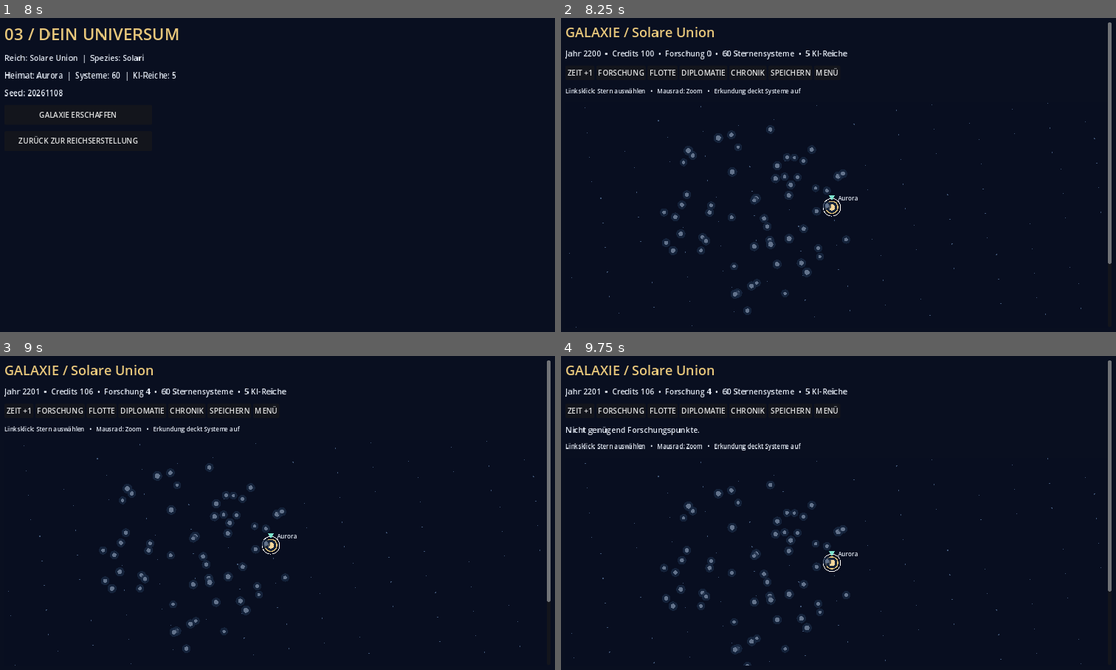
Above: before the commit, frames 1-4 (two rows, left to right).
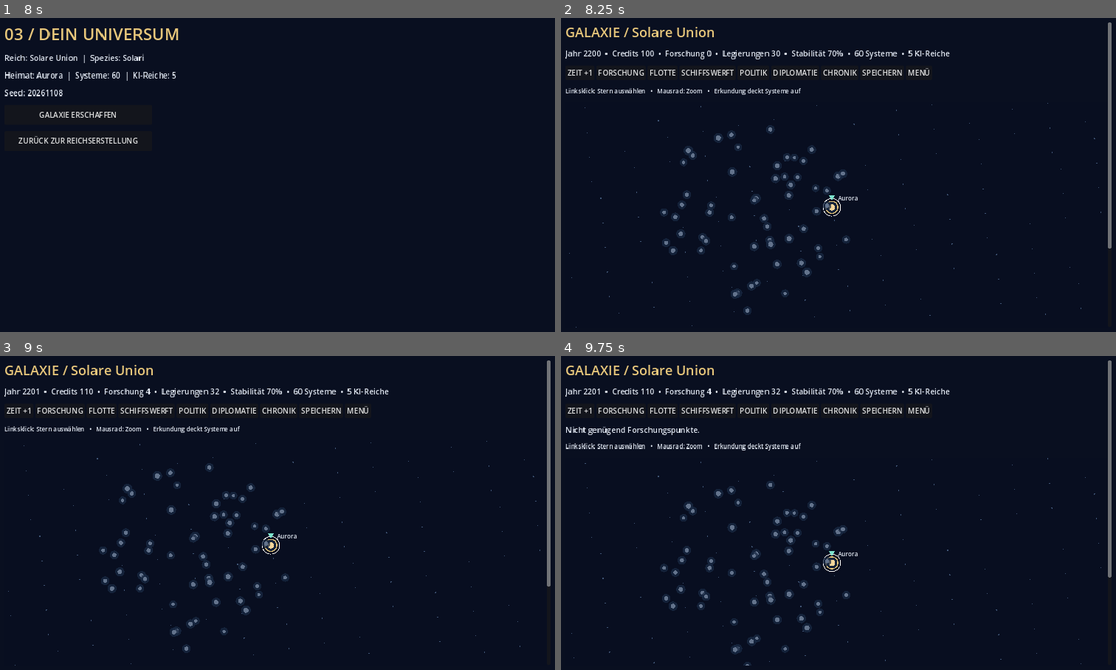
Above: after the commit, the same moments.

Repository: justuslaier-cmyk/Land-der-Sonne
Game: Godot game, scene res://scenes/galaxy.tscn
Two runs of this game, one before a commit and one after it. Both use one fixed random seed, a clock stepped at 60 frames per second and the inputs below.
Inputs:
- Up to frame 1 (8 s): click "NEUES SPIEL" at 0.5 s; click "Normal" at 1.25 s; click "Normal" at 2 s; click "Spiralgalaxie" at 2.75 s; click "WEITER: REICH ERSTELLEN" at 3.5 s; click "Humanoid" at 4.25 s; click "Republik" at 5 s; click "Analytisch: +Forschung" at 5.75 s; click "Solar" at 6.5 s; click "WEITER: ZUSAMMENFASSUNG" at 7.25 s
- Up to frame 2 (8.25 s): click "GALAXIE ERSCHAFFEN" at 8 s
- Up to frame 3 (9 s): click "ZEIT +1" at 8.75 s
- Up to frame 4 (9.75 s): click "FORSCHUNG" at 9.5 s

Frame 1 is identical in both runs. In frame 2, 1.0% of the frame differs, in the area x 21-100%, y 10-79%; in frame 3, 1.0%, in the area x 15-100%, y 10-79%; in frame 4, 1.0%.

Commit message:
feat: playable planet management, policy cabinet, ship designer, war and treaties UI

Diff:
--- a/game/scripts/galaxy/galaxy_ui.gd
+++ b/game/scripts/galaxy/galaxy_ui.gd
@@ -184,7 +184,7 @@
         return
     world = GalaxyModel.generate(settings, empire)
     selected = 0
-    GalaxySystems.prepare(world)
+    GalaxyStrategy.prepare(world)
     _show_galaxy()
 
 func _load_game() -> void:
@@ -211,7 +211,7 @@
     _refresh_status()
     var bar := HBoxContainer.new()
     root.add_child(bar)
-    for spec in [["ZEIT +1", _advance], ["FORSCHUNG", _research], ["FLOTTE", _fleet], ["DIPLOMATIE", _diplomacy], ["CHRONIK", _chronicle], ["SPEICHERN", _save], ["MENÜ", _show_menu]]:
+    for spec in [["ZEIT +1", _advance], ["FORSCHUNG", _research], ["FLOTTE", _fleet], ["SCHIFFSWERFT", _shipyard], ["POLITIK", _politics], ["DIPLOMATIE", _diplomacy], ["CHRONIK", _chronicle], ["SPEICHERN", _save], ["MENÜ", _show_menu]]:
         var button := Button.new()
         button.text = spec[0]
         button.pressed.connect(spec[1])
@@ -231,7 +231,7 @@
         _show_event()
 
 func _refresh_status() -> void:
-    status.text = "Jahr %d  •  Credits %d  •  Forschung %d  •  %d Sternensysteme  •  %d KI-Reiche" % [int(world["tick"]) + 2200, int(world["credits"]), int(world["science"]), world["stars"].size(), world["ai"].size()]
+    status.text = "Jahr %d  •  Credits %d  •  Forschung %d  •  Legierungen %d  •  Stabilität %d%%  •  %d Systeme  •  %d KI-Reiche" % [int(world["tick"]) + 2200, int(world["credits"]), int(world["science"]), int(world["alloys"]), int(world["stability"]), world["stars"].size(), world["ai"].size()]
 
 func _star_pos(star: Dictionary) -> Vector2:
     return Vector2(430, 245) + map_offset + Vector2(float(star["x"]), float(star["y"])) * zoom
@@ -305,6 +305,10 @@
         _label("Rohstoffstufe %d  •  %s" % [int(star["resource"]), "Bewohnbar" if bool(star["habitable"]) else "Unbewohnbar"])
         if int(world["fleets"][0]["location"]) != selected:
             _button("FLOTTE HIERHER SCHICKEN", _move_fleet)
+        if owner == 0:
+            _button("PLANETARE BAUPROJEKTE", _construction)
+        if owner > 0 and world["wars"].has(owner):
+            _button("ANGREIFEN", _attack)
         if owner == -1 and bool(star["habitable"]):
             _button("KOLONISIEREN (50 Credits)", _colonize)
         if owner > 0:
@@ -332,7 +336,7 @@
     _show_galaxy()
 
 func _advance() -> void:
-    GalaxySystems.tick(world)
+    GalaxyStrategy.tick(world)
     notice = ""
     _show_galaxy()
 
@@ -372,10 +376,11 @@
         _button("GESCHENK SENDEN (-30 Credits)", func(): _diplomatic_choice(id, "gift"))
         _button("HANDELSABKOMMEN", func(): _diplomatic_choice(id, "trade"))
         _button("ULTIMATUM", func(): _diplomatic_choice(id, "threat"))
+        _button("KRIEG ERKLÄREN", func(): _war(id))
     _button("ZURÜCK ZUR GALAXIE", _show_galaxy)
 
 func _diplomatic_choice(id: int, action: String) -> void:
-    notice = GalaxySystems.diplomatic_action(world, id, action)
+    notice = "Handelsvertrag geschlossen." if action == "trade" and GalaxyStrategy.sign_trade(world, id) else GalaxySystems.diplomatic_action(world, id, action) if action != "trade" else "Handelsvertrag benötigt +15 Beziehung, Erstkontakt und Frieden."
     _show_galaxy()
 
 func _show_event() -> void:
@@ -438,3 +443,78 @@
         canvas.draw_arc(Vector2(width * 0.75, 95), 84, 0, TAU, 64, Color("#7ccad3"), 3.0)
         canvas.draw_line(Vector2(width * 0.2, 115), Vector2(width * 0.38, 115), Color("#e5c47e"), 5.0)
         canvas.draw_colored_polygon(PackedVector2Array([Vector2(width * 0.3, 92), Vector2(width * 0.37, 115), Vector2(width * 0.3, 138)]), Color("#a1b7cc"))
+
+func _construction() -> void:
+    screen = "construction"
+    _clear()
+    GalaxyStrategy.prepare(world)
+    var star: Dictionary = world["stars"][selected]
+    _title("PLANETENVERWALTUNG / " + str(star["name"]))
+    _label("Rohstoffstufe %d  •  Credits %d  •  Legierungen %d" % [int(star["resource"]), int(world["credits"]), int(world["alloys"])])
+    var built: Dictionary = world["buildings"].get(str(selected), {})
+    for spec in [["mine", "MINE", "Credits"], ["lab", "FORSCHUNGSLABOR", "Forschung"], ["factory", "WERFT", "Legierungen"], ["fort", "VERTEIDIGUNG", "Befestigung"]]:
+        var kind: String = spec[0]
+        _label("%s  •  Stufe %d / 3" % [spec[1], int(built.get(kind, 0))])
+        _button("%s BAUEN (%d Credits)" % [spec[1], GalaxyStrategy.building_cost(kind)], func(): _build(kind))
+    _button("ZURÜCK", _show_galaxy)
+
+func _build(kind: String) -> void:
+    notice = "Bauprojekt abgeschlossen: " + kind if GalaxyStrategy.construct(world, selected, kind) else "Bau nicht möglich: Credits, Eigentum oder Baulimit."
+    _construction()
+
+func _politics() -> void:
+    screen = "politics"
+    _clear()
+    GalaxyStrategy.prepare(world)
+    _title("REICHSPOLITIK")
+    _label("Stabilität: %d%%  •  Politische Ausrichtung beeinflusst die Jahresproduktion." % int(world["stability"]))
+    _label("Schwerpunkt: %s" % ["Handel", "Wissenschaft", "Industrie"][int(world["policies"]["focus"])])
+    for i in range(3):
+        var index := i
+        _button(["HANDEL (+4 Credits)", "WISSENSCHAFT (+4 Forschung)", "INDUSTRIE (+3 Legierungen)"][i], func(): _set_policy(index, int(world["policies"]["tax"])))
+    _label("Steuersatz: %s" % ["Niedrig", "Normal", "Hoch"][int(world["policies"]["tax"])])
+    for i in range(3):
+        var index := i
+        _button(["NIEDRIG (Stabilität +1)", "NORMAL", "HOCH (+5 Credits, Stabilität -1)"][i], func(): _set_policy(int(world["policies"]["focus"]), index))
+    _button("ZURÜCK", _show_galaxy)
+
+func _set_policy(focus: int, tax: int) -> void:
+    GalaxyStrategy.set_policy(world, focus, tax)
+    _politics()
+
+func _shipyard() -> void:
+    screen = "shipyard"
+    _clear()
+    GalaxyStrategy.prepare(world)
+    _title("SCHIFFSKONSTRUKTION")
+    _label("Legierungen: %d  •  Credits: %d" % [int(world["alloys"]), int(world["credits"])])
+    var design: Dictionary = world["ship_design"]
+    _label("Rumpf: %s  •  Bewaffnung: %s  •  Antrieb: %s" % [["Leicht", "Mittel", "Schwer"][int(design["hull"])], ["Laser", "Plasma", "Kinetisch"][int(design["weapon"])], ["Impuls", "Ionen", "Warp"][int(design["engine"])]])
+    _label("Schiffsstärke: +%d" % GalaxyStrategy.ship_strength(world))
+    for i in range(3):
+        var index := i
+        _button("RUMPF: " + ["LEICHT", "MITTEL", "SCHWER"][i], func(): _design(index, int(design["weapon"]), int(design["engine"])))
+    for i in range(3):
+        var index := i
+        _button("WAFFE: " + ["LASER", "PLASMA", "KINETISCH"][i], func(): _design(int(design["hull"]), index, int(design["engine"])))
+    for i in range(3):
+        var index := i
+        _button("ANTRIEB: " + ["IMPULS", "IONEN", "WARP"][i], func(): _design(int(design["hull"]), int(design["weapon"]), index))
+    _button("SCHIFFE PRODUZIEREN", _produce_ships)
+    _button("ZURÜCK", _show_galaxy)
+
+func _design(hull: int, weapon: int, engine: int) -> void:
+    GalaxyStrategy.configure_ship(world, hull, weapon, engine)
+    _shipyard()
+
+func _produce_ships() -> void:
+    notice = "Neue Schiffe gebaut." if GalaxyStrategy.build_ships(world) else "Nicht genügend Credits oder Legierungen."
+    _shipyard()
+
+func _war(id: int) -> void:
+    notice = "Krieg erklärt." if GalaxyStrategy.declare_war(world, id) else "Kriegserklärung nicht möglich."
+    _show_galaxy()
+
+func _attack() -> void:
+    notice = GalaxyStrategy.attack(world, selected)
+    _show_galaxy()
